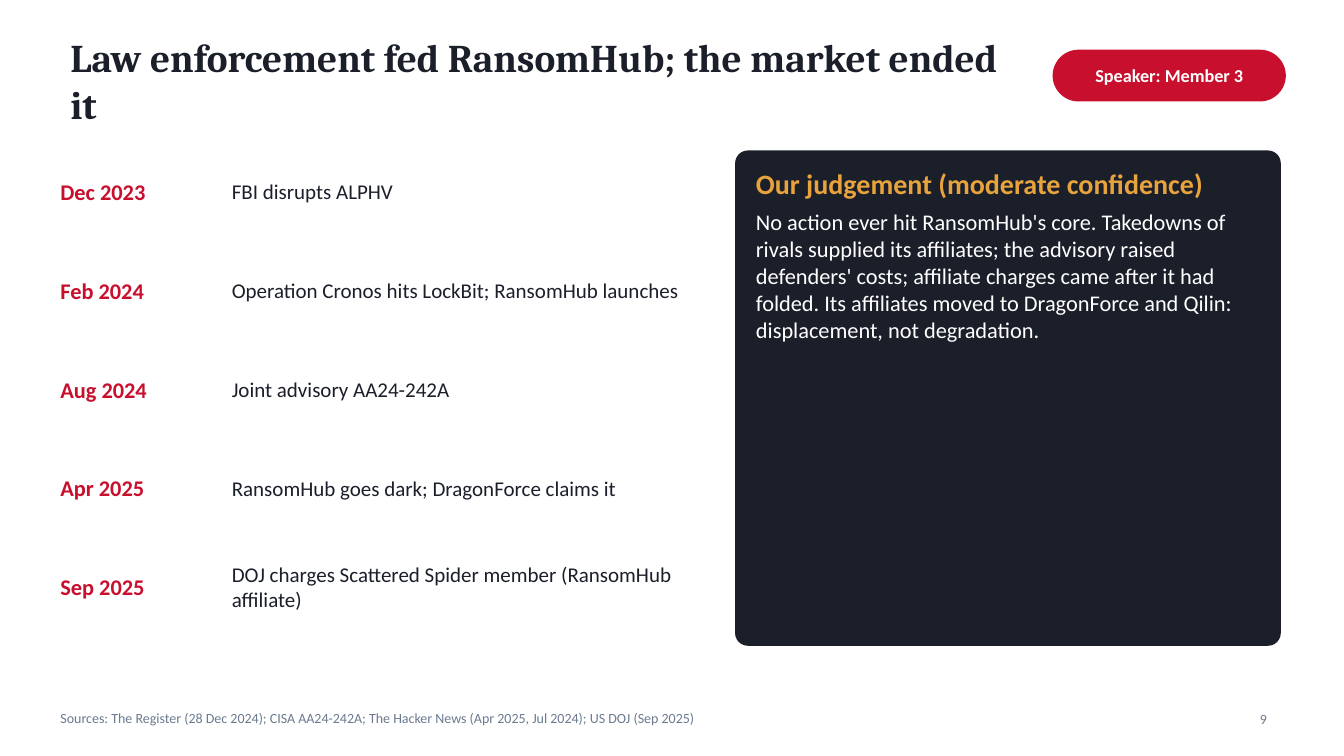
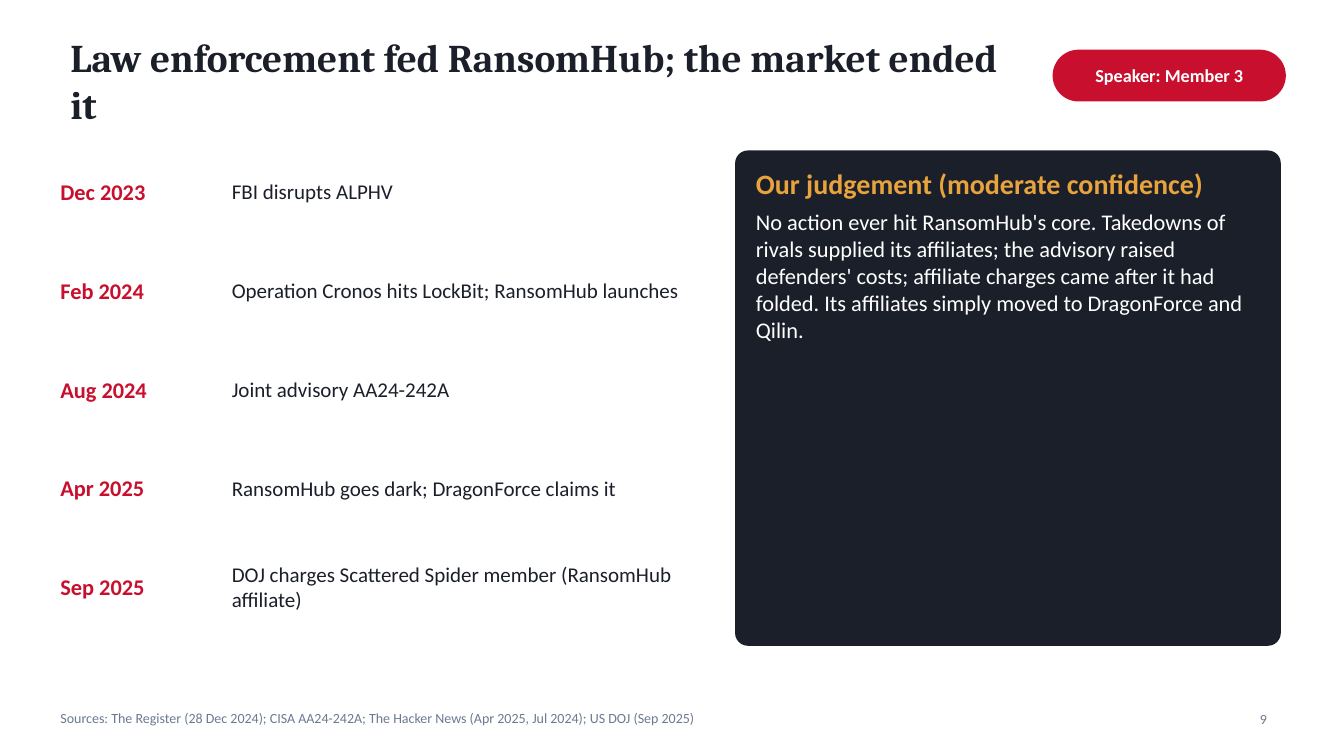
Before and after one commit to campofo/mbb, a slide deck: slide 9 of assignment4/presentation/A4_RansomHub_Presentation.pptx. Drawn at 1344x756 pixels with LibreOffice and Linux fonts; fonts in the diff are those of the drawing. Boxes give left, top, right and bottom in pixels: in the first picture for what was removed or moved away, otherwise in the second. Text is boxed around its words. In the diff, an @@ line names an element or a change of style, - is before the commit and + after.

```diff
--- a/assignment4/presentation/A4_RansomHub_Presentation.pptx
+++ b/assignment4/presentation/A4_RansomHub_Presentation.pptx
@@ text at (x1=756, y1=214, x2=1242, y2=341): text changed @@
-No action ever hit RansomHub's core. Takedowns of rivals supplied its affiliates; the advisory raised defenders' costs; affiliate charges came after it had folded. Its affiliates moved to DragonForce and Qilin: displacement, not degradation.
+No action ever hit RansomHub's core. Takedowns of rivals supplied its affiliates; the advisory raised defenders' costs; affiliate charges came after it had folded. Its affiliates simply moved to DragonForce and Qilin.
```
Also in this commit, not shown: 1 other slide changed, 7 other files.
